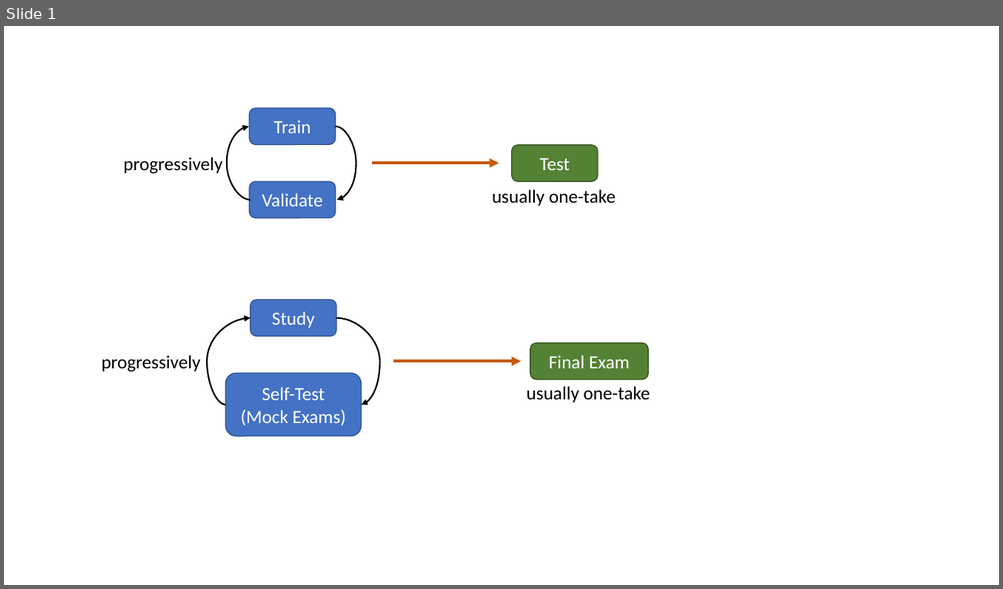
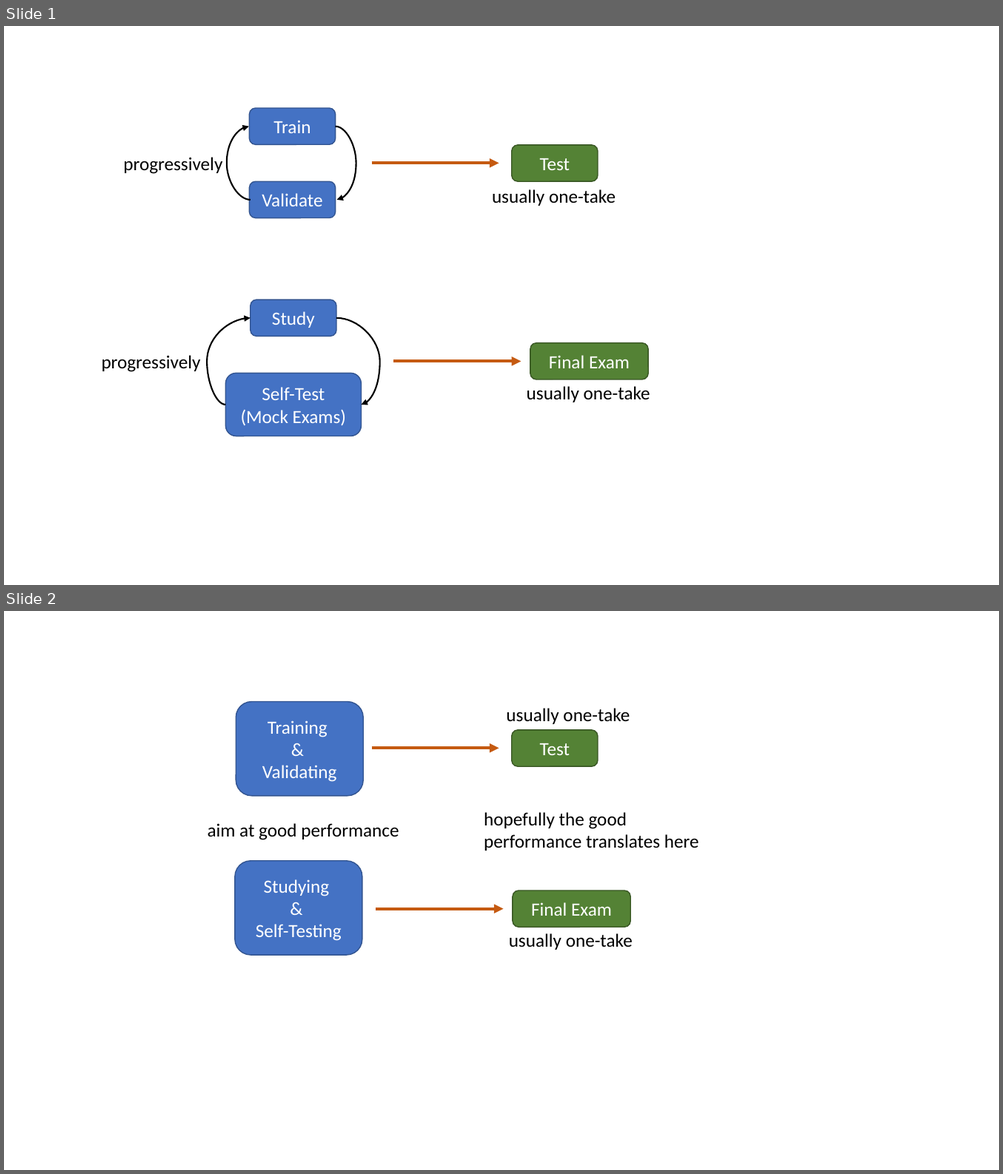
Before and after one commit to ivanmyzou/TrainValidateTest, a slide deck: images/charts.pptx. Shown one above the other, each under a label of ours: slide 1 before the commit, slides 1 and 2 after it. The pictures are 1003x589 and 1003x1174 pixels, drawn with LibreOffice and Linux fonts; fonts in the diff are those of the drawing. Boxes give left, top, right and bottom in pixels: in the first picture for what was removed or moved away, otherwise in the second. Text is boxed around its words. In the diff, an @@ line names an element or a change of style, - is before the commit and + after.

Commit message:
performance translate

```diff
--- a/images/charts.pptx
+++ b/images/charts.pptx
@@ slide 2 added at [4, 611, 999, 1170], background #FFFFFF @@
@@ rounded rectangle added at [236, 702, 364, 796], fill #4472C4, outline #325491 1 pt, 18 pt, text #FFFFFF @@
+Training
+&
+Validating
@@ text added at [506, 708, 629, 724], 18 pt, text #000000 @@
+usually one-take
@@ rounded rectangle added at [512, 730, 597, 767], fill #548235, outline #385723 1 pt, 18 pt, text #FFFFFF @@
+Test
@@ arrow added from (372, 749) to (498, 749), #C55A11 3 pt @@
@@ text added at [208, 823, 398, 840], 18 pt, text #000000 @@
+aim at good performance
@@ text added at [484, 812, 699, 851], 18 pt, text #000000 @@
+hopefully the good performance translates here
@@ rounded rectangle added at [235, 861, 362, 955], fill #4472C4, outline #325491 1 pt, 18 pt, text #FFFFFF @@
+Studying
+&
+Self-Testing
@@ rounded rectangle added at [512, 891, 630, 927], fill #548235, outline #385723 1 pt, 18 pt, text #FFFFFF @@
+Final Exam
@@ arrow added from (375, 908) to (504, 908), #C55A11 3 pt @@
@@ text added at [509, 934, 632, 950], 18 pt, text #000000 @@
+usually one-take
```
Also in this commit, not shown: 1 other file.
